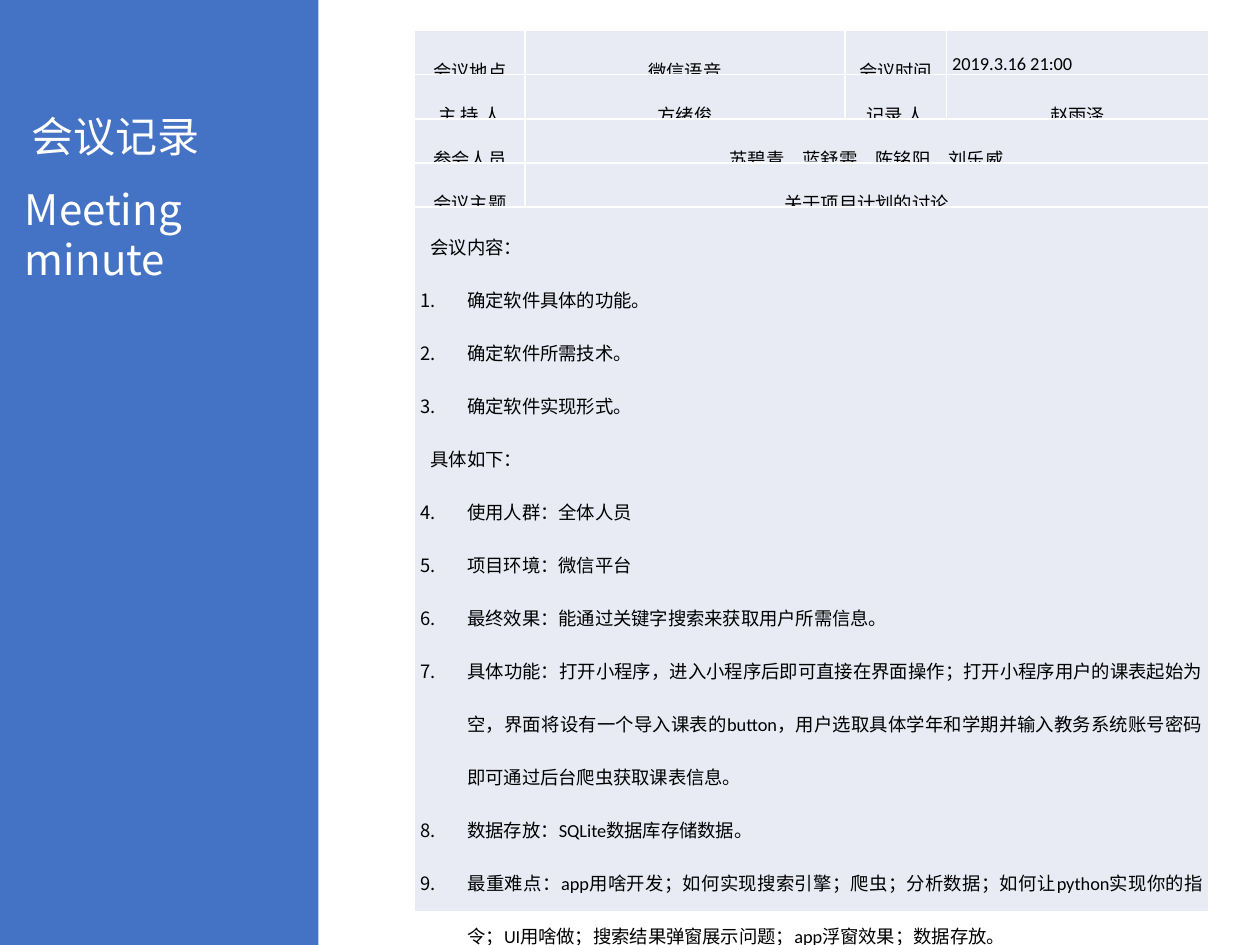
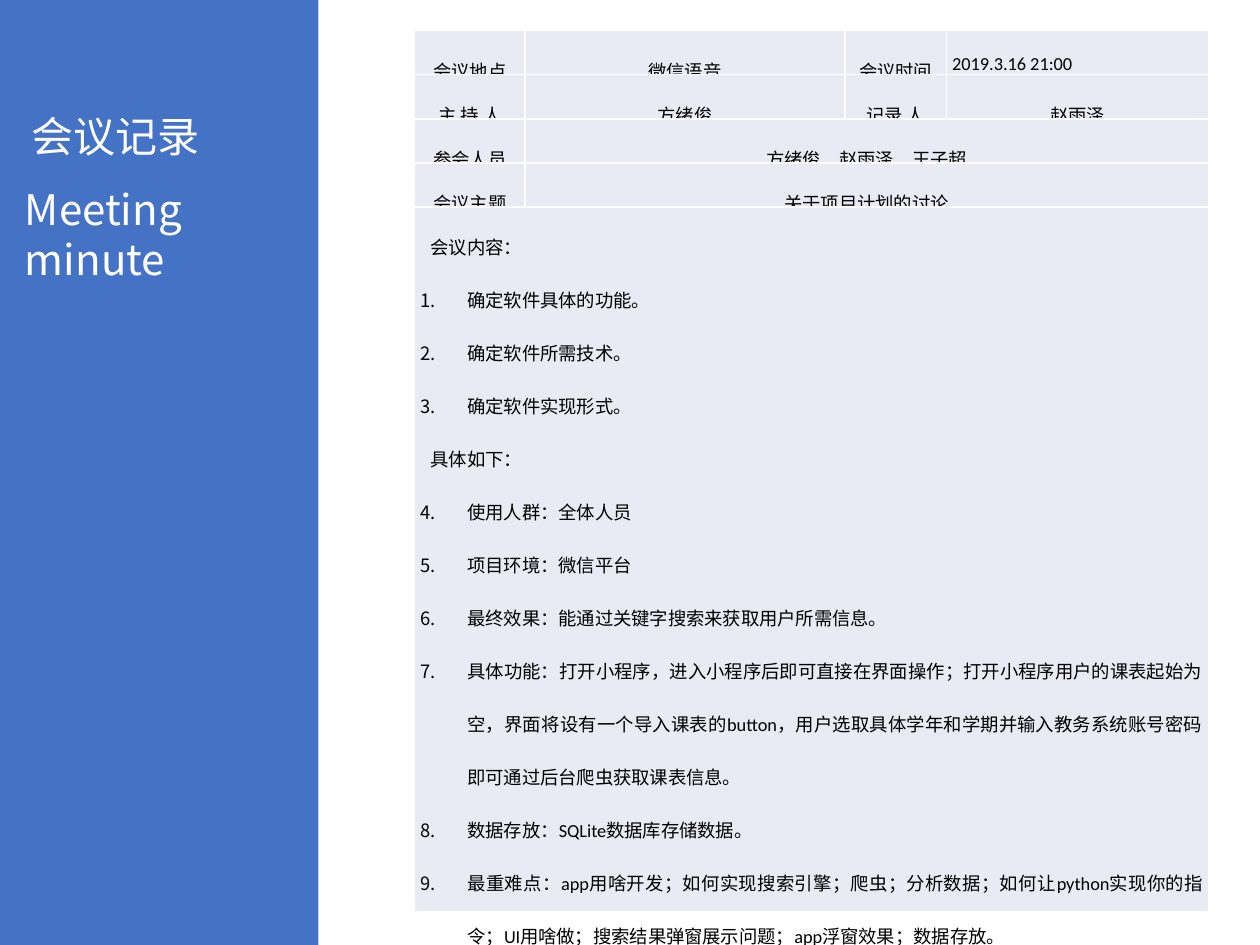
Before and after one commit to Syclifer/SE2019--G25, a slide deck: slide 13 of SE2019春-G25-项目计划1.0.pptx. Drawn at 1260x945 pixels with LibreOffice and Linux fonts; fonts in the diff are those of the drawing. Boxes give left, top, right and bottom in pixels: in the first picture for what was removed or moved away, otherwise in the second. Text is boxed around its words. In the diff, an @@ line names an element or a change of style, - is before the commit and + after.

```diff
--- a/SE2019春-G25-项目计划1.0.pptx
+++ b/SE2019春-G25-项目计划1.0.pptx
@@ table at (x1=415, y1=30, x2=1210, y2=945) @@
-row 3, column 2: 苏碧青、蓝舒雯、陈铭阳、刘乐威
+row 3, column 2: 方绪俊、赵雨泽、王子超
```
Also in this commit, not shown: 7 other files.
